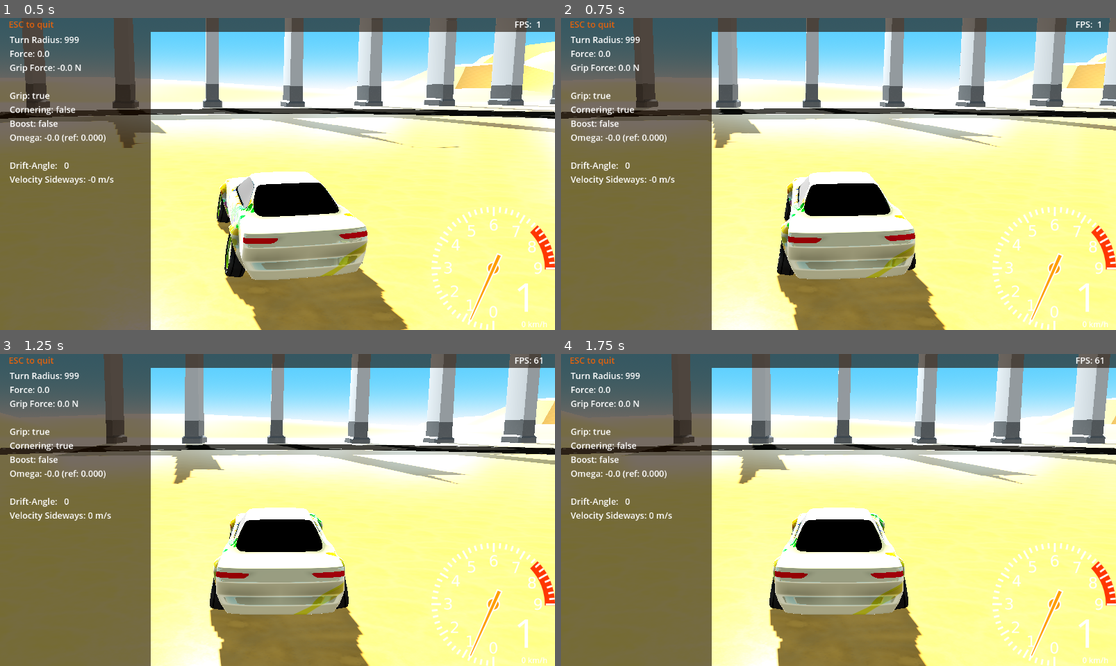
Above: before the commit, frames 1-4 (two rows, left to right).
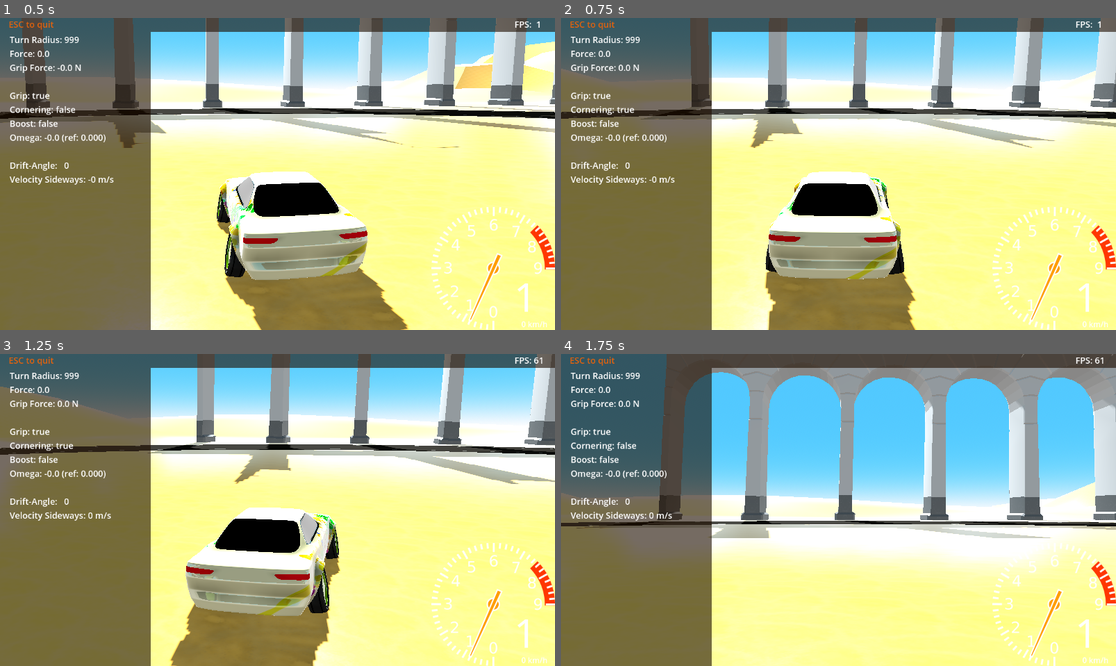
Above: after the commit, the same moments.

Repository: tomaga-dev/DriftCarG4
Game: Godot game, scene res://Scenes/Start.tscn
Same seed, same stepped clock (60 frames per second), same inputs: the game is played once before the commit and once after it.
Inputs:
- Up to frame 1 (0.5 s): no input
- Up to frame 2 (0.75 s): hold Right (controller_right) from 0.53 s (still down); tap C (controller_camera) at 0.6 s
- Up to frame 3 (1.25 s): keep holding Right (controller_right)
- Up to frame 4 (1.75 s): release Right (controller_right) at 1.28 s; hold Down (controller_brake) from 1.28 s (still down); tap C (controller_camera) at 1.35 s

Frame 1 is identical in both runs. In frame 2, 23% of the frame differs, in the area x 0-100%, y 0-100%; in frame 3, 22%; in frame 4, 69%.
Error before the commit: Invalid call. Nonexistent function 'switch_third_person_fixed' in base 'Camera3D (Camera.gd)'. (res://Scenes/Start.gd:23)

Commit message:
There is a new auto rotate mode for the camera
Start auto rotate with 'C', pause rotation with 'space'.

Diff:
--- a/Drift Car/Scenes/Camera.gd
+++ b/Drift Car/Scenes/Camera.gd
@@ -4,6 +4,7 @@
 @export var first_person: bool = false
 @export var third_person: bool = true
 @export var race_mode: bool = true
+@export var auto_rotate_mode: bool = true
 @export var damping: float = 1
 
 var target: Node3D
@@ -40,6 +41,10 @@
 
 func follow():
 	var camera_rotation = Quaternion(transform.basis)
+	if auto_rotate_mode:
+		y_rotation *= Quaternion(Vector3.UP, deg_to_rad(0.3))
+		camera_rotation = z_rotation * y_rotation * x_rotation
+		transform.basis = Basis(camera_rotation)
 	transform.origin = target.global_transform.origin - camera_rotation * Vector3.FORWARD * distance_magnitude
 
 func smooth_follow(delta: float):
@@ -64,7 +69,21 @@
 	return velocity_rotation
 
 func get_vehicle_rotation() -> Quaternion:
-	var vehicle_direction: Vector3 = vehicle_controller.vehicle_state.vehicle_direction
-	var vehicle_rotation: Quaternion = Quaternion(Vector3.FORWARD, vehicle_direction)
-	vehicle_rotation = vehicle_rotation.normalized()
-	return vehicle_rotation
+	return Quaternion(target.global_transform.basis)
+
+func switch_first_person():
+		auto_rotate_mode = true
+		vehicle_controller.visible = false
+		first_person = true
+		third_person = false
+
+func switch_third_person():
+		auto_rotate_mode = true
+		vehicle_controller.visible = true
+		first_person = false
+		third_person = true
+
+func switch_third_person_fixed():
+		vehicle_controller.visible = true
+		first_person = false
+		third_person = false
